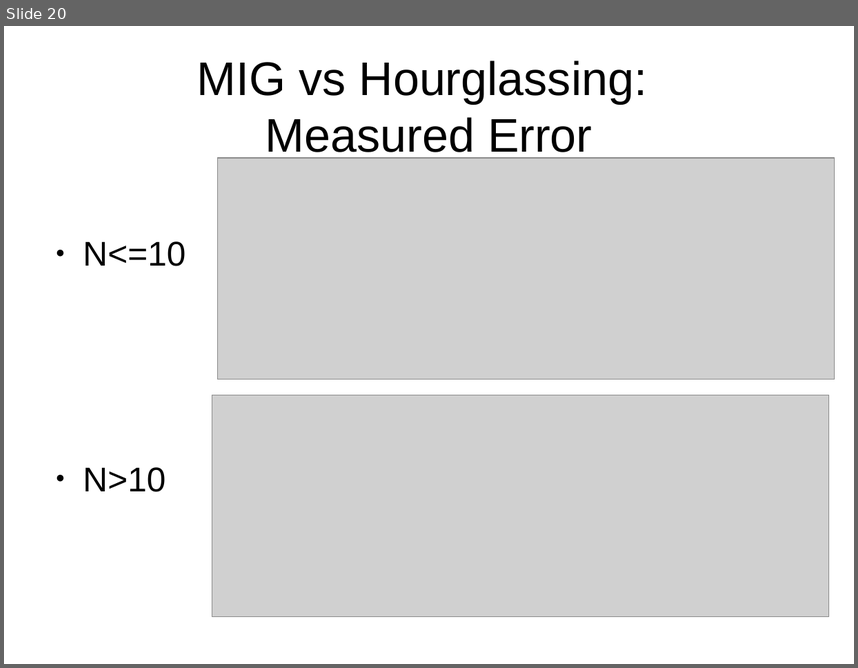
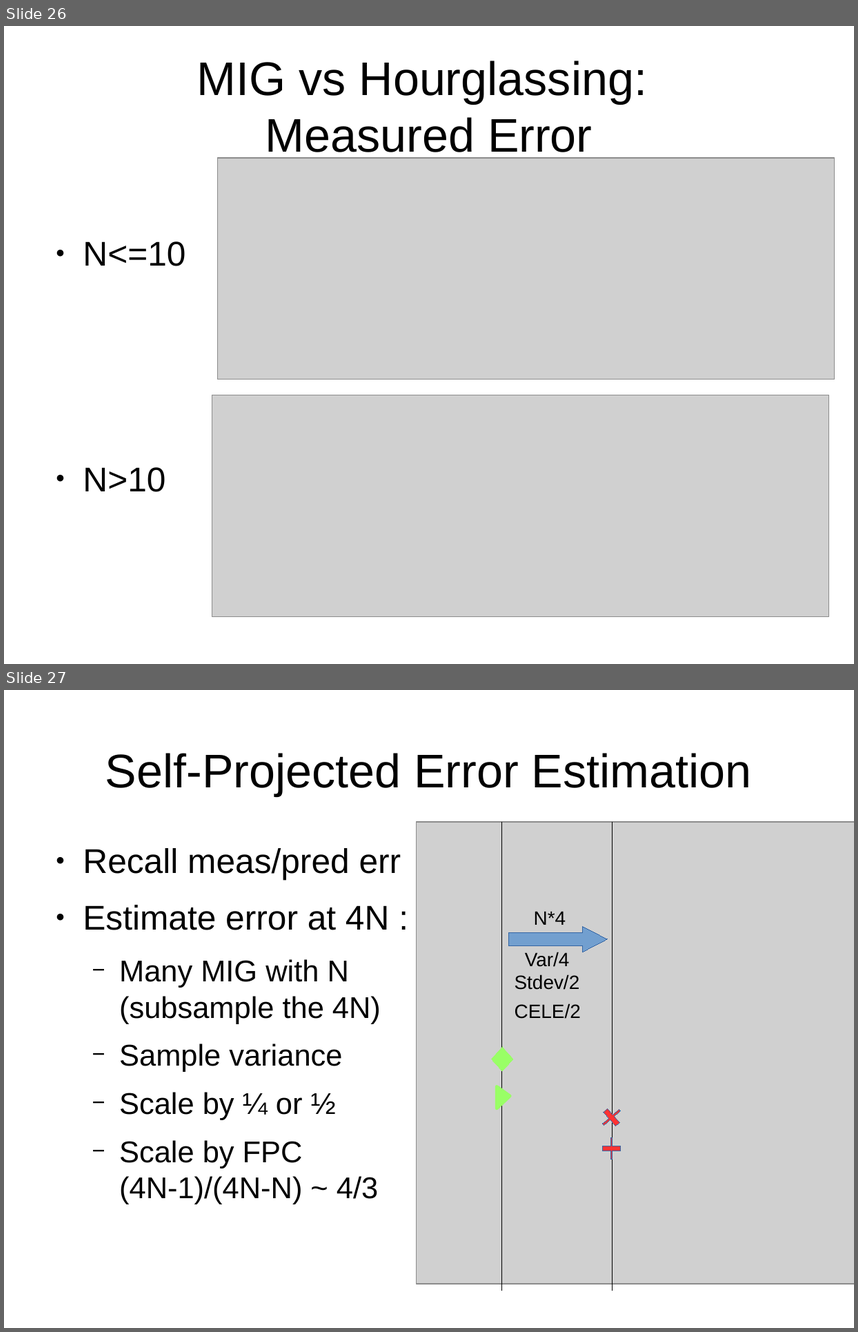
Before and after one commit to sethmerickel/Multi-Image-Geopositioning, a slide deck: papers/asprs2017b.odp. Shown one above the other, each under a label of ours: slide 20 before the commit, slides 26 and 27 after it. The pictures are 858x668 and 858x1332 pixels, drawn with LibreOffice and Linux fonts; fonts in the diff are those of the drawing; grey boxes stand for pictures. Boxes give left, top, right and bottom in pixels: in the first picture for what was removed or moved away, otherwise in the second. Text is boxed around its words. In the diff, an @@ line names an element or a change of style, - is before the commit and + after.

```diff
--- a/papers/asprs2017b.odp
+++ b/papers/asprs2017b.odp
@@ slide 27 added at (x1=4, y1=690, x2=854, y2=1328), background #FFFFFF @@
@@ title added at (x1=105, y1=753, x2=752, y2=796), 44 pt, text #000000 @@
+Self-Projected Error Estimation
@@ picture added at (x1=416, y1=822, x2=854, y2=1284) @@
@@ line added from (501, 1290) to (501, 822), #000000 0 pt @@
@@ line added from (612, 1290) to (612, 822), #000000 0 pt @@
@@ text added at (x1=83, y1=848, x2=401, y2=1204), 28 pt, text #000000 @@
+● Recall meas/pred err
+● Estimate error at 4N :
+  − Many MIG with N (subsample the 4N)
+  − Sample variance
+  − Scale by ¼ or ½
+  − Scale by FPC (4N-1)/(4N-N) ~ 4/3
@@ text added at (x1=534, y1=911, x2=566, y2=925), 18 pt, text #000000 @@
+N*4
@@ right arrow added at (x1=508, y1=926, x2=607, y2=952), fill #729FCF, outline #3465A4 0 pt @@
@@ text added at (x1=525, y1=952, x2=570, y2=967), 18 pt, text #000000 @@
+Var/4
@@ text added at (x1=515, y1=974, x2=580, y2=989), 18 pt, text #000000 @@
+Stdev/2
@@ text added at (x1=515, y1=1003, x2=581, y2=1018), 18 pt, text #000000 @@
+CELE/2
@@ diamond added at (x1=492, y1=1047, x2=513, y2=1070), fill #99FF66, outline #99FF66 0 pt @@
@@ triangle added at (x1=497, y1=1086, x2=510, y2=1108), fill #99FF66, outline #99FF66 2.89 pt @@
@@ plus added at (x1=597, y1=1103, x2=626, y2=1132), fill #FF3333, outline #3465A4 0 pt @@
@@ plus added at (x1=603, y1=1137, x2=621, y2=1159), fill #FF3333, outline #3465A4 0 pt @@
@@ what was slide 20 is now slide 26 @@
```
Also in this commit, not shown: 1 slide changed, 10 other slides added, 1 slide removed.
